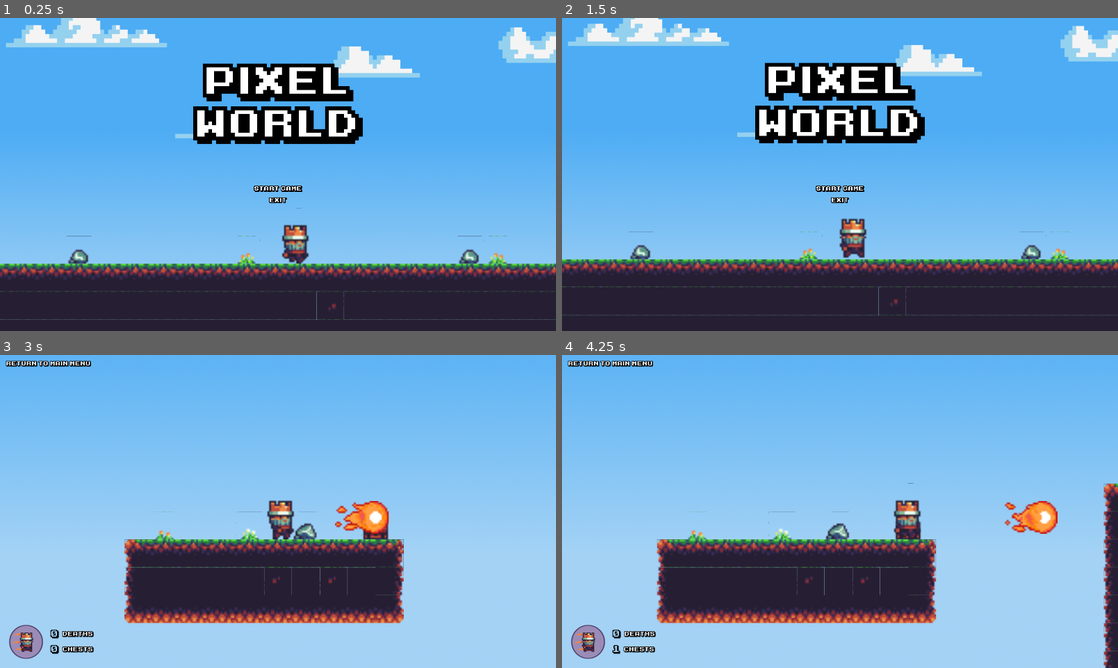
Above: before the commit, frames 1-4 (two rows, left to right).
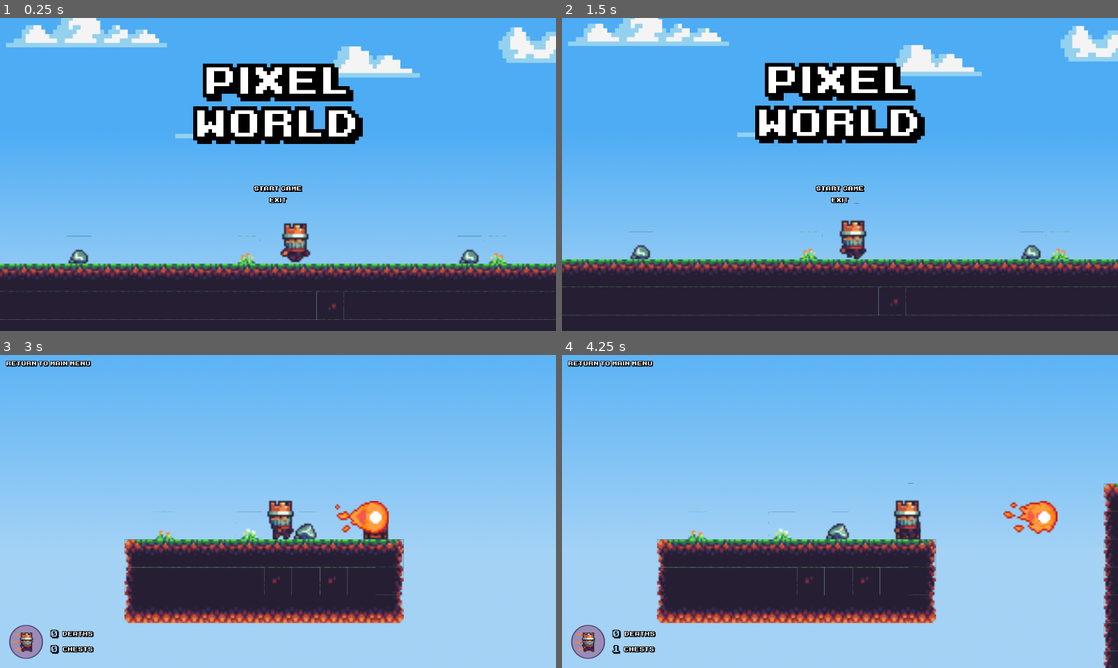
Above: after the commit, the same moments.

Repository: godot-pour-les-nuls/pixel-world
Game: Godot game, scene res://MainMenu.tscn
The game is run twice, just before and just after one commit, with the same random seed, the same clock (stepped at 60 frames per second) and the same inputs.
Inputs (mouse positions are in pixels of both pictures, inside the frame that each line leads up to):
- Up to frame 1 (0.25 s): no input
- Up to frame 2 (1.5 s): click (840, 190) at 0.5 s; click (612, 27) at 1.25 s
- Up to frame 3 (3 s): click (278, 527) at 2 s; tap Enter (ui_accept) at 2.75 s; hold Right (ui_right) from 2.78 s (still down)
- Up to frame 4 (4.25 s): keep holding Right (ui_right); tap Enter (ui_accept) at 3.02, 3.77 s

The runs differ from the first frame. In frame 1, 0.4% of the frame differs, in the area x 50-56%, y 60-79%; in frame 2, 0.4%; in frame 3, 0.3%; in frame 4, 0.5%, in the area x 79-90%, y 46-58%.

Commit message:
Fix minor bugs

Diff:
--- a/Fireball.tscn
+++ b/Fireball.tscn
@@ -24,13 +24,14 @@
 script = ExtResource( 1 )
 
 [node name="AnimatedSprite" type="AnimatedSprite" parent="."]
-frames = SubResource( 5 )
+frames = SubResource( 1 )
 animation = "shoot"
+frame = 3
 playing = true
 
 [node name="CollisionShape2D" type="CollisionShape2D" parent="."]
 position = Vector2( 5.47669, 0.289482 )
-shape = SubResource( 6 )
+shape = SubResource( 2 )
 
 [node name="VisibilityNotifier2D" type="VisibilityNotifier2D" parent="."]
 position = Vector2( 0.892181, 0.217741 )
--- a/Player.tscn
+++ b/Player.tscn
@@ -18,23 +18,23 @@
 
 [sub_resource type="AtlasTexture" id=3]
 atlas = ExtResource( 1 )
-region = Rect2( 160, 32, 32, 32 )
+region = Rect2( 448, 32, 32, 32 )
 
 [sub_resource type="AtlasTexture" id=4]
 atlas = ExtResource( 1 )
-region = Rect2( 448, 32, 32, 32 )
+region = Rect2( 480, 32, 32, 32 )
 
 [sub_resource type="AtlasTexture" id=5]
 atlas = ExtResource( 1 )
-region = Rect2( 480, 32, 32, 32 )
+region = Rect2( 512, 32, 32, 32 )
 
 [sub_resource type="AtlasTexture" id=6]
 atlas = ExtResource( 1 )
-region = Rect2( 512, 32, 32, 32 )
+region = Rect2( 544, 32, 32, 32 )
 
 [sub_resource type="AtlasTexture" id=7]
 atlas = ExtResource( 1 )
-region = Rect2( 544, 32, 32, 32 )
+region = Rect2( 160, 32, 32, 32 )
 
 [sub_resource type="SpriteFrames" id=8]
 animations = [ {
@@ -53,20 +53,20 @@
 "name": "attack",
 "speed": 14.0
 }, {
+"frames": [ SubResource( 3 ), SubResource( 4 ), SubResource( 5 ), SubResource( 6 ) ],
+"loop": true,
+"name": "run",
+"speed": 10.0
+}, {
+"frames": [ SubResource( 7 ) ],
+"loop": false,
+"name": "jump",
+"speed": 0.0
+}, {
 "frames": [ ExtResource( 3 ) ],
 "loop": true,
 "name": "dash",
 "speed": 5.0
-}, {
-"frames": [ SubResource( 3 ) ],
-"loop": false,
-"name": "jump",
-"speed": 0.0
-}, {
-"frames": [ SubResource( 4 ), SubResource( 5 ), SubResource( 6 ), SubResource( 7 ) ],
-"loop": true,
-"name": "run",
-"speed": 10.0
 } ]
 
 [sub_resource type="RectangleShape2D" id=9]
--- a/PlayerMockUp.tscn
+++ b/PlayerMockUp.tscn
@@ -1,33 +1,42 @@
-[gd_scene load_steps=9 format=2]
+[gd_scene load_steps=10 format=2]
 
 [ext_resource path="res://sprites/characters.png" type="Texture" id=1]
 [ext_resource path="res://PlayerMockUp.gd" type="Script" id=2]
 
-[sub_resource type="AtlasTexture" id=3]
+[sub_resource type="AtlasTexture" id=1]
+atlas = ExtResource( 1 )
+region = Rect2( 192, 32, 32, 32 )
+
+[sub_resource type="AtlasTexture" id=2]
 atlas = ExtResource( 1 )
 region = Rect2( 448, 32, 32, 32 )
 
-[sub_resource type="AtlasTexture" id=4]
+[sub_resource type="AtlasTexture" id=3]
 atlas = ExtResource( 1 )
 region = Rect2( 480, 32, 32, 32 )
 
-[sub_resource type="AtlasTexture" id=5]
+[sub_resource type="AtlasTexture" id=4]
 atlas = ExtResource( 1 )
 region = Rect2( 512, 32, 32, 32 )
 
-[sub_resource type="AtlasTexture" id=6]
+[sub_resource type="AtlasTexture" id=5]
 atlas = ExtResource( 1 )
 region = Rect2( 544, 32, 32, 32 )
 
-[sub_resource type="SpriteFrames" id=12]
+[sub_resource type="SpriteFrames" id=6]
 animations = [ {
-"frames": [ SubResource( 3 ), SubResource( 4 ), SubResource( 5 ), SubResource( 6 ) ],
+"frames": [ SubResource( 1 ) ],
+"loop": true,
+"name": "idle",
+"speed": 5.0
+}, {
+"frames": [ SubResource( 2 ), SubResource( 3 ), SubResource( 4 ), SubResource( 5 ) ],
 "loop": true,
 "name": "run",
 "speed": 10.0
 } ]
 
-[sub_resource type="RectangleShape2D" id=13]
+[sub_resource type="RectangleShape2D" id=7]
 extents = Vector2( 7.5, 11 )
 
 [node name="PlayerMockUp" type="KinematicBody2D"]
@@ -40,14 +49,13 @@
 [node name="AnimatedSprite" type="AnimatedSprite" parent="."]
 position = Vector2( 2, 0 )
 z_index = 1
-frames = SubResource( 12 )
-animation = "run"
-frame = 3
+frames = SubResource( 6 )
+animation = "idle"
 playing = true
 
 [node name="CollisionShape2D" type="CollisionShape2D" parent="."]
 position = Vector2( 2.49713, 5 )
-shape = SubResource( 13 )
+shape = SubResource( 7 )
 
 [node name="Camera2D" type="Camera2D" parent="."]
 current = true
--- a/Snake.gd
+++ b/Snake.gd
@@ -10,7 +10,6 @@
 
 func kill():
 	is_dead = true
-	velocity.x = 0
 	$AnimatedSprite.play("dead")
 	$RemoveDeadBody.start()
 
@@ -33,7 +32,6 @@
 func _on_RemoveDeadBody_timeout():
 	queue_free()
 
-
 func _on_Area2D_body_entered(body):
 	if is_dead == false:
 		if "Player" in body.name:
--- a/Snake.tscn
+++ b/Snake.tscn
@@ -22,22 +22,22 @@
 
 [sub_resource type="SpriteFrames" id=5]
 animations = [ {
+"frames": [ SubResource( 1 ), SubResource( 2 ), SubResource( 3 ), SubResource( 4 ) ],
+"loop": true,
+"name": "walk",
+"speed": 3.0
+}, {
 "frames": [ ExtResource( 3 ) ],
 "loop": true,
 "name": "dead",
 "speed": 5.0
-}, {
-"frames": [ SubResource( 1 ), SubResource( 2 ), SubResource( 3 ), SubResource( 4 ) ],
-"loop": true,
-"name": "walk",
-"speed": 3.0
 } ]
 
 [sub_resource type="RectangleShape2D" id=6]
 extents = Vector2( 8.78115, 7.09301 )
 
 [sub_resource type="RectangleShape2D" id=7]
-extents = Vector2( 9.40106, 7.09975 )
+extents = Vector2( 9.43732, 7.02853 )
 
 [node name="Snake" type="KinematicBody2D"]
 collision_layer = 8
@@ -45,17 +45,18 @@
 script = ExtResource( 2 )
 
 [node name="AnimatedSprite" type="AnimatedSprite" parent="."]
+position = Vector2( 0, 0.0787458 )
 frames = SubResource( 5 )
 animation = "walk"
+frame = 1
 playing = true
 
 [node name="CollisionShape2D" type="CollisionShape2D" parent="."]
-visible = false
-position = Vector2( 1.90735e-06, 8.89291 )
+modulate = Color( 0.168627, 0.776471, 0.223529, 1 )
+position = Vector2( -0.314981, 8.89291 )
 shape = SubResource( 6 )
 
 [node name="RayCast2D" type="RayCast2D" parent="."]
-visible = false
 position = Vector2( 8.81297, 1.78213 )
 enabled = true
 cast_to = Vector2( 0, 15 )
@@ -66,8 +67,7 @@
 [node name="Area2D" type="Area2D" parent="."]
 
 [node name="CollisionShape2D" type="CollisionShape2D" parent="Area2D"]
-visible = false
-position = Vector2( 0.46822, 8.8962 )
+position = Vector2( 0.393723, 8.97694 )
 shape = SubResource( 7 )
 [connection signal="timeout" from="RemoveDeadBody" to="." method="_on_RemoveDeadBody_timeout"]
 [connection signal="body_entered" from="Area2D" to="." method="_on_Area2D_body_entered"]
Not shown: 2 places in Fireball.tscn that only renumber resources
